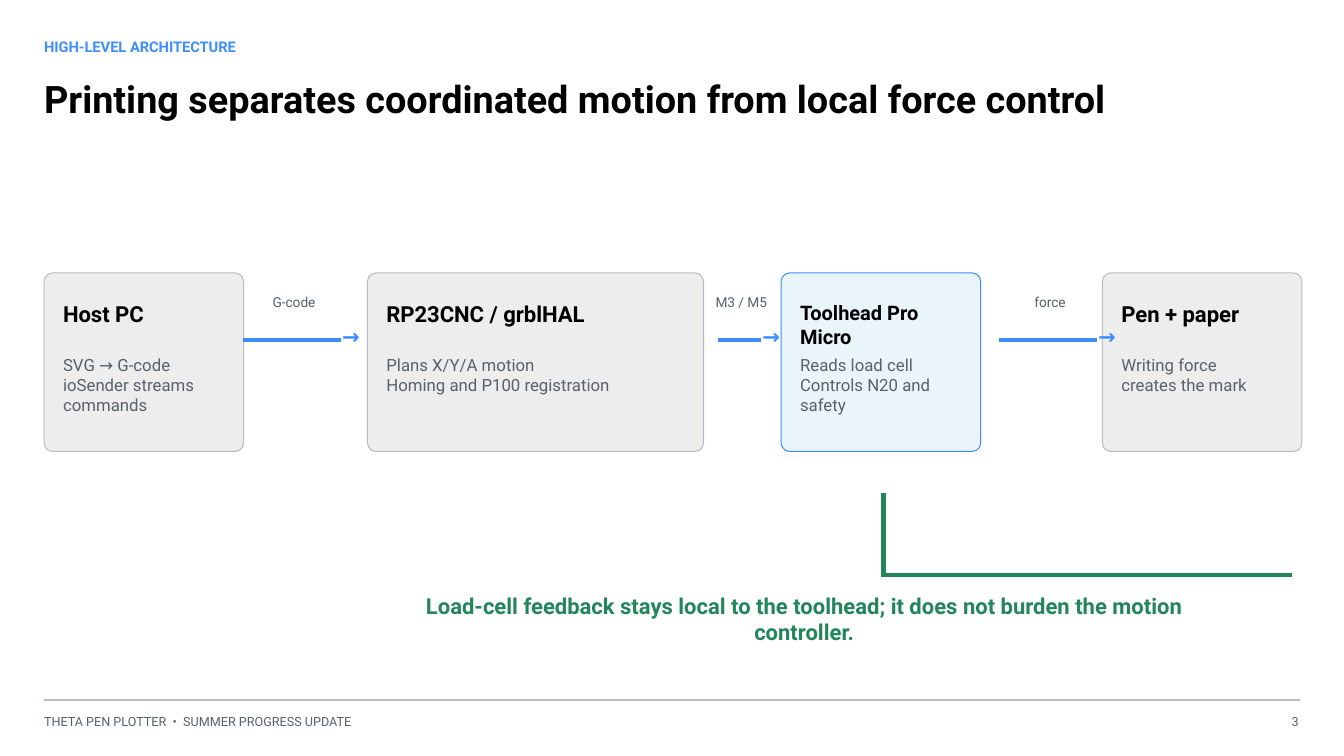
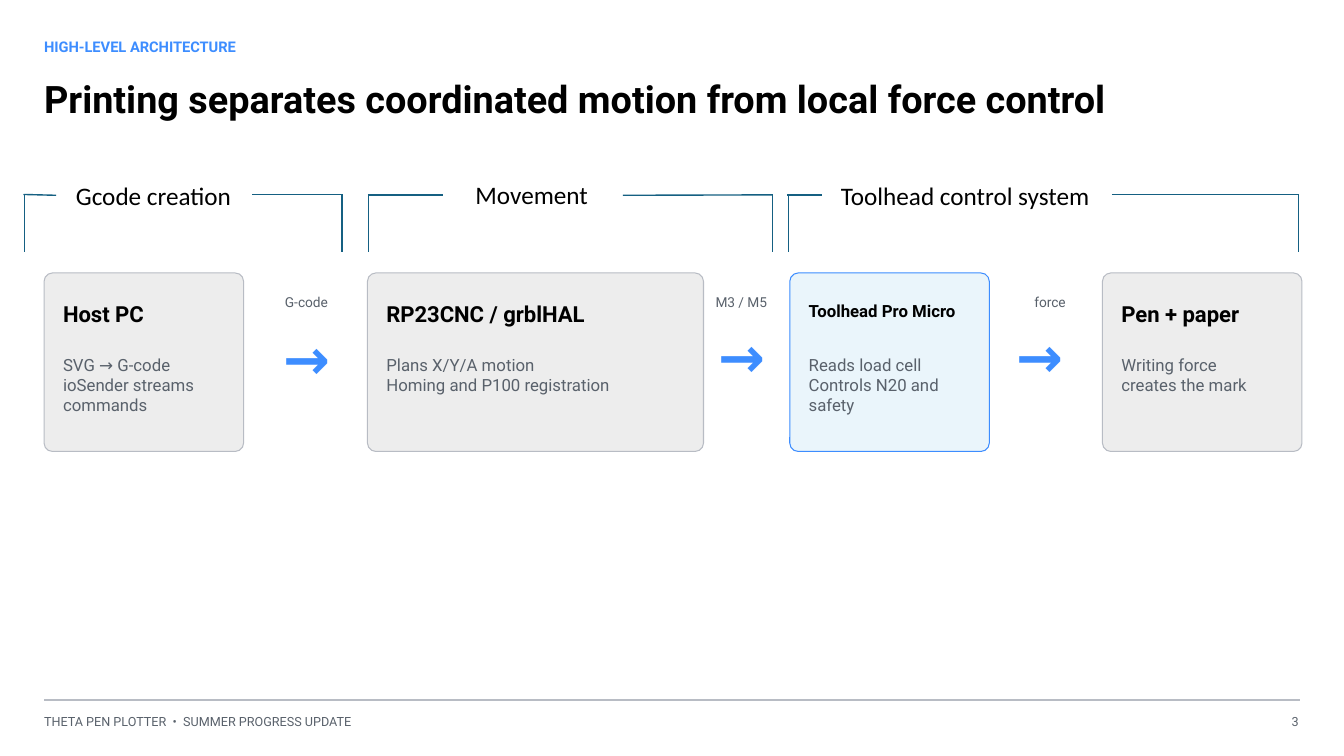
Before and after one commit to kevin-chase-claypool/converter, a slide deck: slide 3 of docs/report/Theta_Pen_Plotter_Summer_Progress_Update.pptx. Drawn at 1344x756 pixels with LibreOffice and Linux fonts; fonts in the diff are those of the drawing. Boxes give left, top, right and bottom in pixels: in the first picture for what was removed or moved away, otherwise in the second. Text is boxed around its words. In the diff, an @@ line names an element or a change of style, - is before the commit and + after.

```diff
--- a/docs/report/Theta_Pen_Plotter_Summer_Progress_Update.pptx
+++ b/docs/report/Theta_Pen_Plotter_Summer_Progress_Update.pptx
@@ line added from (23, 195) to (56, 196), #156082 1 pt @@
@@ line added from (24, 195) to (24, 252), #156082 1 pt @@
@@ text added at (76,187,231,205), 18 pt, text #000000 @@
+Gcode creation
@@ line added from (252, 195) to (342, 195), #156082 1 pt @@
@@ line added from (342, 195) to (342, 252), #156082 1 pt @@
@@ line added from (368, 195) to (443, 195), #156082 1 pt @@
@@ line added from (369, 195) to (369, 252), #156082 1 pt @@
@@ text added at (475,187,587,204), 18 pt, text #000000 @@
+Movement
@@ line added from (623, 196) to (773, 195), #156082 1 pt @@
@@ line added from (773, 195) to (773, 252), #156082 1 pt @@
@@ line added from (787, 195) to (822, 195), #156082 1 pt @@
@@ line added from (788, 195) to (788, 252), #156082 1 pt @@
@@ text added at (841,187,1089,209), 18 pt, text #000000 @@
+Toolhead control system
@@ line added from (1112, 195) to (1300, 195), #156082 1 pt @@
@@ line added from (1300, 195) to (1300, 252), #156082 1 pt @@
@@ text "G-code": place and size @@
-text "G-code" at (273,296,316,307)
+text "G-code" at (285,297,328,307)
@@ 2 texts, 1 rounded rectangle: place and size @@
-2 texts, 1 rounded rectangle at (781,273,981,452)
+2 texts, 1 rounded rectangle at (790,273,990,452)
@@ text "→": place and size @@
-text "→" at (343,324,366,351)
+text "→" at (283,324,365,351)
@@ text "→": place and size @@
-text "→" at (762,324,785,351)
+text "→" at (718,322,768,349)
@@ text "Toolhead Pro Micro" at (809,304,955,317): size 14.3 to 11.9 pt @@
@@ size 15 to 40 pt in 3 elements at (718,322,768,349), (283,324,365,351), (1016,322,1092,353) @@
@@ text "→": place and size @@
-text "→" at (1099,324,1122,351)
+text "→" at (1016,322,1092,353)
@@ rectangle removed at (244,338,341,341) @@
@@ rectangle removed at (718,338,760,341) @@
@@ rectangle removed at (1000,338,1097,341) @@
@@ rectangle removed at (882,494,885,576) @@
@@ text removed at (426,597,1181,641) @@
-Load-cell feedback stays local to the toolhead; it does not burden the motion controller.
@@ rectangle removed at (882,574,1292,577) @@
```
Also in this commit, not shown: 5 other slides changed, 6 other files.
